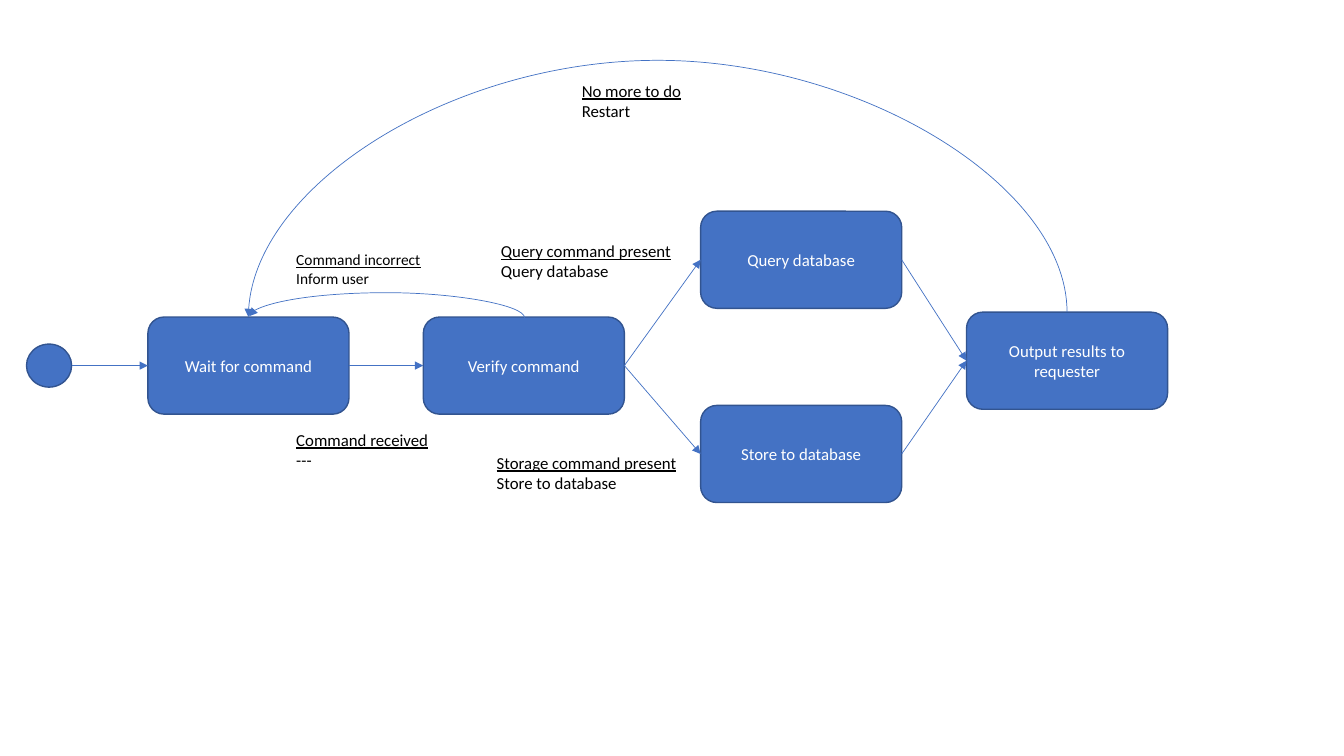
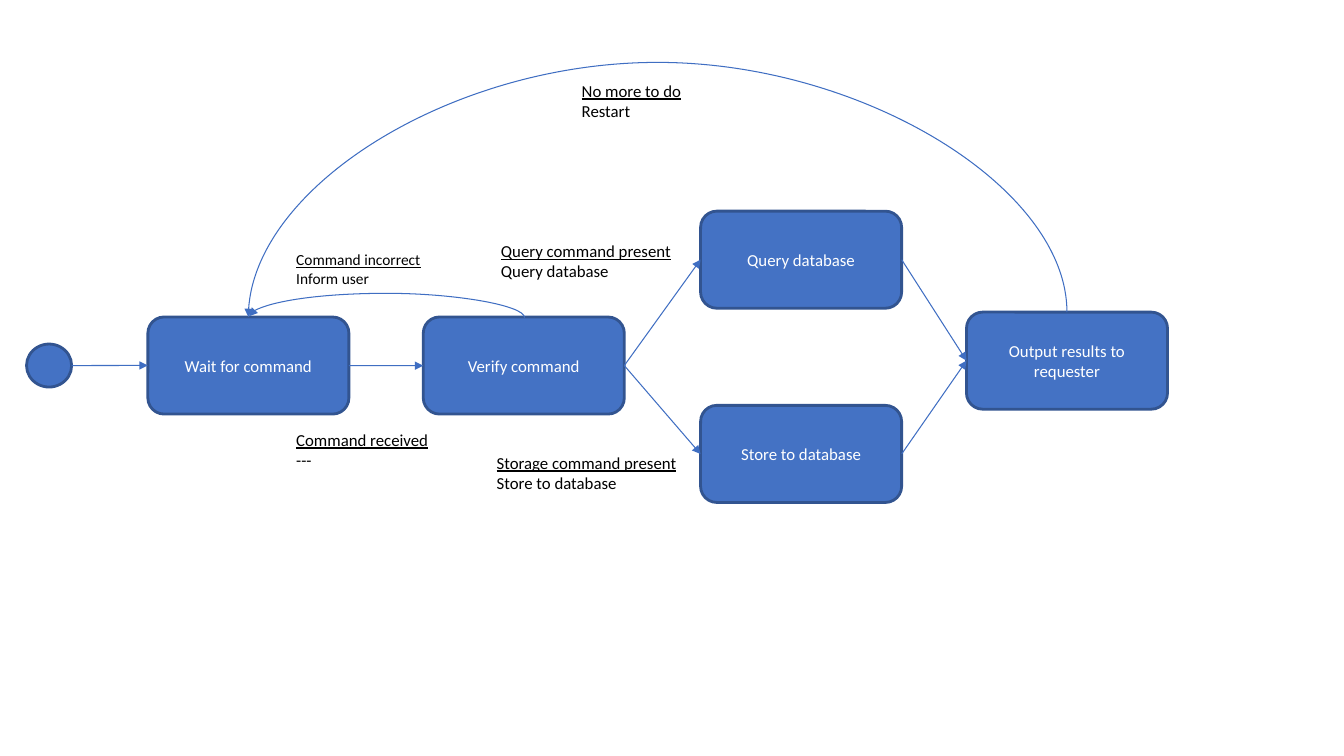
Before and after one commit to HarrisonJM/ProtocolDeveloper, a slide deck: slide 7 of docs/Design & Log/Designs.pptx (slide 6 before the commit). Drawn at 1344x756 pixels with LibreOffice and Linux fonts; fonts in the diff are those of the drawing. Boxes give left, top, right and bottom in pixels: in the first picture for what was removed or moved away, otherwise in the second. Text is boxed around its words. In the diff, an @@ line names an element or a change of style, - is before the commit and + after.

Commit message:
Time stuff mostly split up. Added Database diagrams. updated design and implementation log

```diff
--- a/docs/Design & Log/Designs.pptx
+++ b/docs/Design & Log/Designs.pptx
@@ curved arrow (1068, 313) - (248, 318): stroke #4472C4 0.5 pt to #3F6FC3 0.75 pt; route changed @@
@@ arrow removed from (624, 366) to (701, 260) @@
@@ freeform shape added at bbox=[624, 260, 701, 366], outline #3F6FC3 0.75 pt @@
@@ arrow removed from (902, 260) to (967, 361) @@
@@ freeform shape added at bbox=[902, 260, 967, 361], outline #3F6FC3 0.75 pt @@
@@ curved arrow (524, 318) - (249, 317): stroke #4472C4 0.5 pt to #3F6FC3 0.75 pt; route changed @@
@@ outline #325491 1 pt to #325491 2 pt; proportions changed in 5 elements at bbox=[148, 318, 349, 414], bbox=[701, 212, 901, 309], bbox=[701, 405, 901, 502], bbox=[423, 318, 624, 414], bbox=[967, 313, 1168, 409] @@
@@ arrow removed from (349, 366) to (423, 366) @@
@@ freeform shape added at bbox=[349, 366, 423, 366], outline #3F6FC3 0.75 pt @@
@@ arrow removed from (624, 366) to (701, 454) @@
@@ freeform shape added at bbox=[624, 366, 701, 455], outline #3F6FC3 0.75 pt @@
@@ arrow removed from (902, 454) to (967, 361) @@
@@ freeform shape added at bbox=[902, 361, 967, 455], outline #3F6FC3 0.75 pt @@
```
Also in this commit, not shown: 5 other slides changed, 1 slide added, 37 other files.
